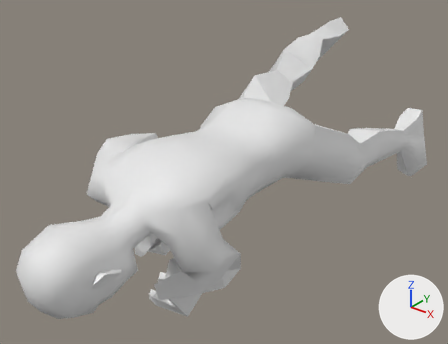
Two versions of the FBX model media/anims_X/normal/TTRP_HoldAtGunpointRifle.fbx, one commit apart.
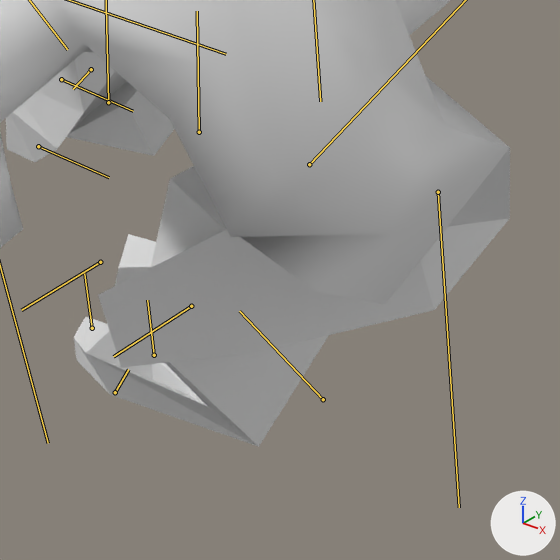
Old and new are each drawn whole from a 50 mm lens placed at (0.118, -0.282, 0.091), pointed at (-0.015, -0.116, -0.012) and again close up on the part from 30% to 56% of the width and 65% to 99% of the height. The axes (+X, +Y, +Z) are drawn at lower right. The lights are the same throughout. Both versions are drawn at frame 1 of the action 'Bip01|CircleAction'; the numbers are the values there. The bones that bend it are drawn over the model as lines in the close-ups.

Names of what the first close-up shows: 'Body_NoDress'.
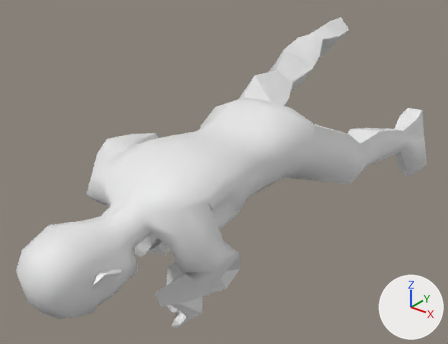
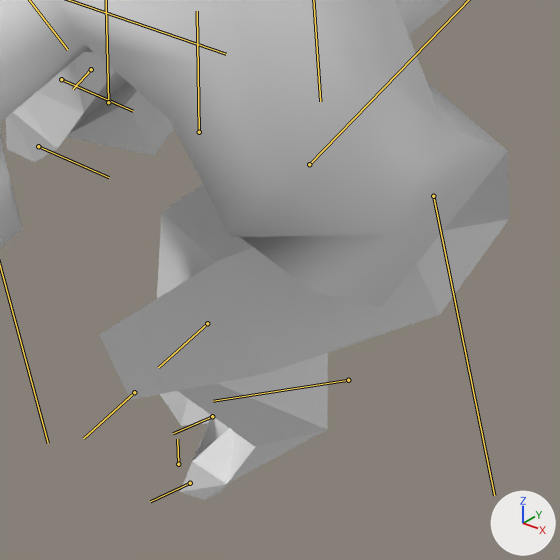
Pixel boxes (x1, y1, x2, y2) of what changed, in the close-ups (560 x 560 px):
'Body_NoDress', posed
    before: (0, 0, 510, 447)
    after: (0, 0, 509, 500)
bone 'Bip01_L_Forearm', root to tip
    before: (438, 192) to (459, 507)
    after: (433, 196) to (494, 495)
bone 'Bip01_L_Hand', root to tip
    before: (323, 399) to (239, 311)
    after: (348, 380) to (213, 401)
bone 'Bip01_L_Finger0', root to tip
    before: (154, 355) to (147, 300)
    after: (212, 416) to (173, 433)
bone 'Bip01_L_Finger1', root to tip
    before: (191, 306) to (113, 356)
    after: (207, 323) to (158, 367)

What the commit changed:
Bone 'Bip01_L_UpperArm' (bone_bip01_l_upperarm) turns from (-74, 29, -70) to (-74, 28, -71) degrees about its own x, y and z.
Bone 'Bip01_L_Forearm' (bone_bip01_l_forearm) turns from (32, 19, -115) to (34, 16, -108) degrees about its own x, y and z.
Bone 'Bip01_L_Hand' (bone_bip01_l_hand) moves from (-8.2, 8.5, 12.8) to (-8.2, 9.1, 12.5).
Bone 'Bip01_L_Hand' (bone_bip01_l_hand) turns from (-117, 5, 56) to (-145, -5, 50) degrees about its own x, y and z.
Bone 'Bip01_L_Finger0' (bone_bip01_l_finger0) moves from (0.5, 2.8, -1.1) to (0.0, 1.8, -0.7).
Bone 'Bip01_L_Finger0' (bone_bip01_l_finger0) turns from (-4, -22, 8) to (-39, 32, -26) degrees about its own x, y and z.
Bone 'Bip01_L_Finger1' (bone_bip01_l_finger1) turns from (-51, 4, 0) to (-18, 43, 2) degrees about its own x, y and z.
